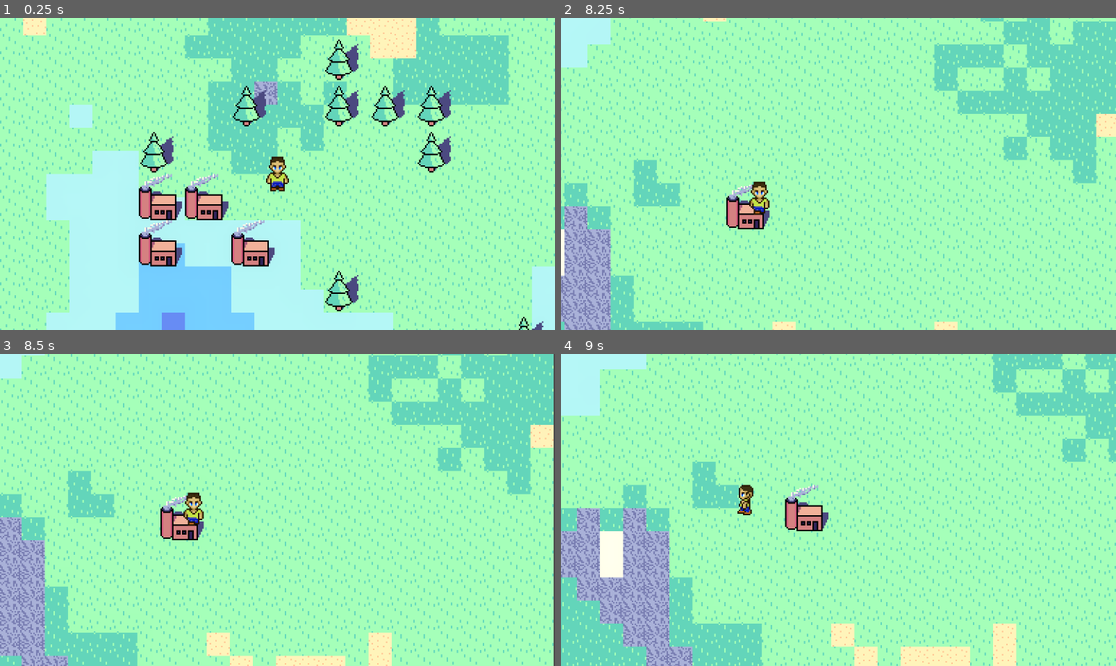
Above: before the commit, frames 1-4 (two rows, left to right).
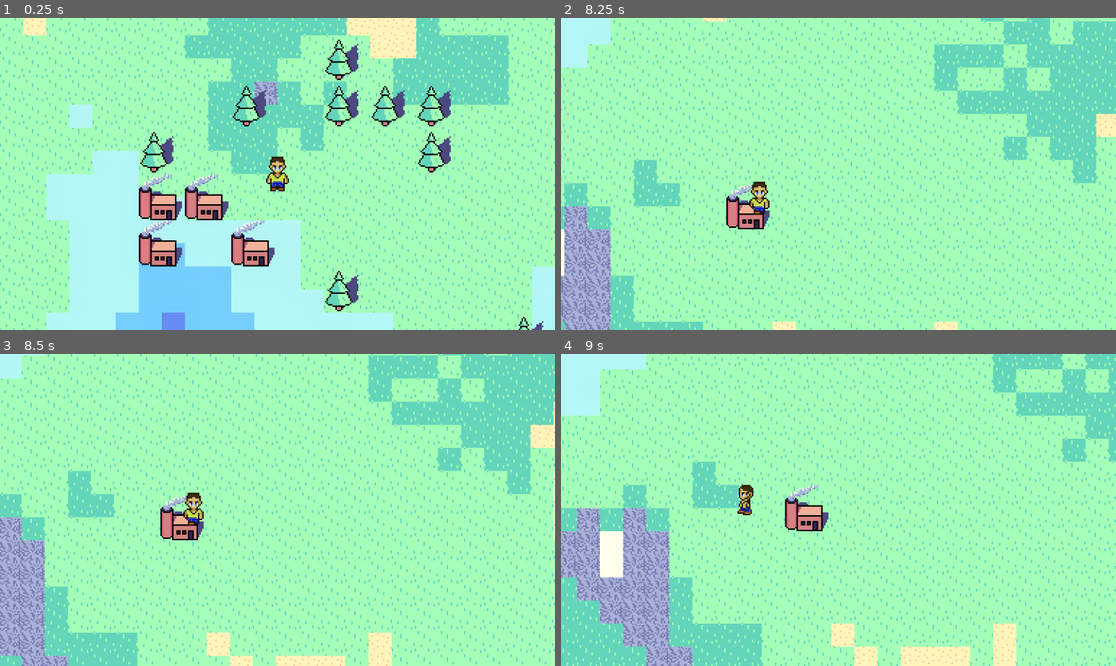
Above: after the commit, the same moments.

Repository: AdrianTheFrog/SMathHacks-Reasource-Conservation-Project
Game: Godot game, scene res://main scene.tscn
Same seed, same stepped clock (60 frames per second), same inputs: the game is played once before the commit and once after it.
Inputs (mouse positions are in pixels of both pictures, inside the frame that each line leads up to):
- Up to frame 1 (0.25 s): no input
- Up to frame 2 (8.25 s): tap Enter at 0.5 s; move the mouse to (810, 236) at 0.52 s; hold Up (Up) 0.53-2.03 s; click (810, 236) at 0.67 s; move the mouse to (1005, 220) at 1.27 s; move the mouse to (672, 127) at 2.02 s; hold Left (Left) 2.03-3.53 s; move the mouse to (866, 174) at 2.77 s; click (866, 174) at 2.92 s; move the mouse to (755, 96) at 3.52 s; hold Down (Down) 3.53-4.28 s; move the mouse to (960, 158) at 4.27 s; hold Right (Right) 4.28-5.03 s; move the mouse to (727, 189) at 5.02 s; hold Up (Up) 5.03-5.78 s; click (727, 189) at 5.17 s; move the mouse to (894, 105) at 5.77 s; hold Right (Right) 5.78-8.03 s; move the mouse to (810, 236) at 6.52 s; move the mouse to (1005, 220) at 7.27 s; click (1005, 220) at 7.42 s; move the mouse to (672, 127) at 8.02 s; hold Down (Down) from 8.03 s (still down)
- Up to frame 3 (8.5 s): keep holding Down (Down)
- Up to frame 4 (9 s): move the mouse to (866, 510) at 8.77 s; release Down (Down) at 8.78 s; hold Left (Left) from 8.78 s (still down)

Frames 1-2 are identical in both runs. In frame 3, 0.3% of the frame differs, in the area x 99-100%, y 0-100%; in frame 4, nothing differs.

Commit message:
increase width / height to prevent players from seeing borders

Diff:
--- a/TileMap.gd
+++ b/TileMap.gd
@@ -1,8 +1,8 @@
 extends TileMap
 var temperature = FastNoiseLite.new()
 var altitude = FastNoiseLite.new()
-const width = 500/16
-const height = 500/16
+const width = 600/16
+const height = 600/16
 const pi = 3.14159
 
 const tempNoiseScale = 5
